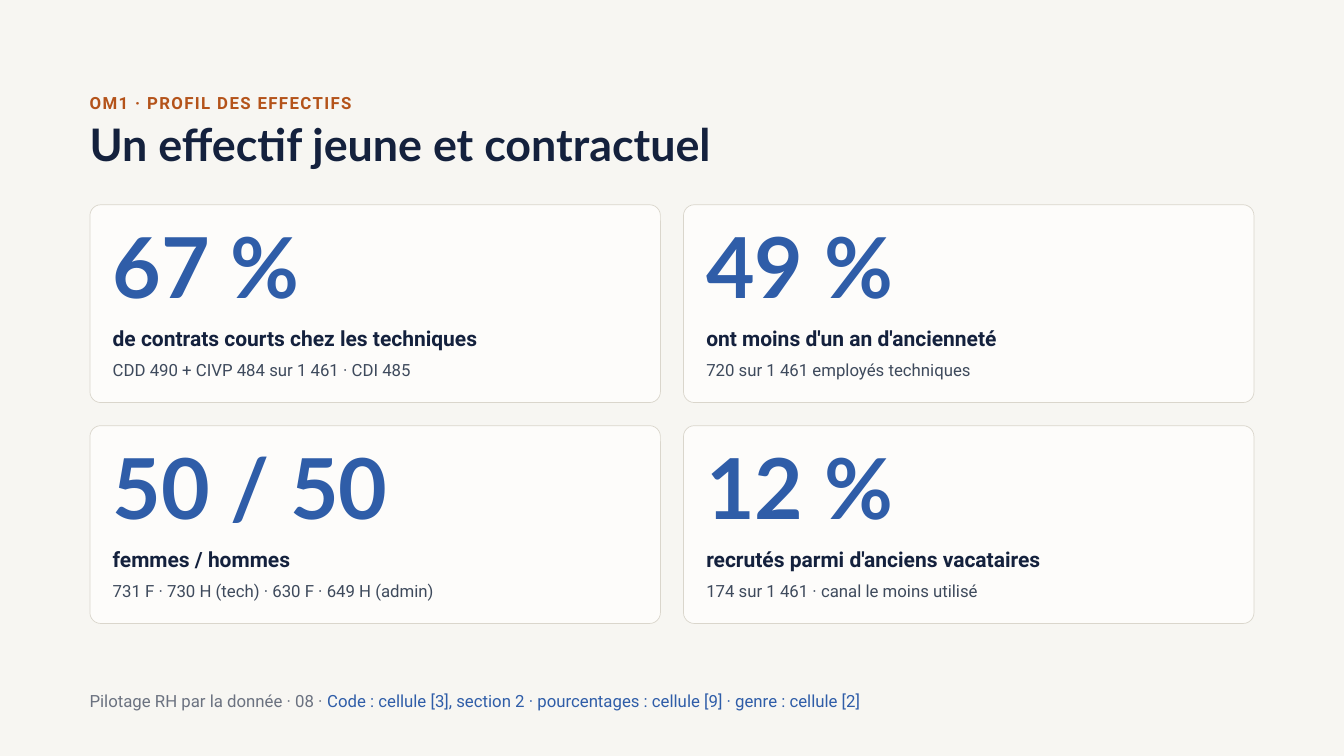
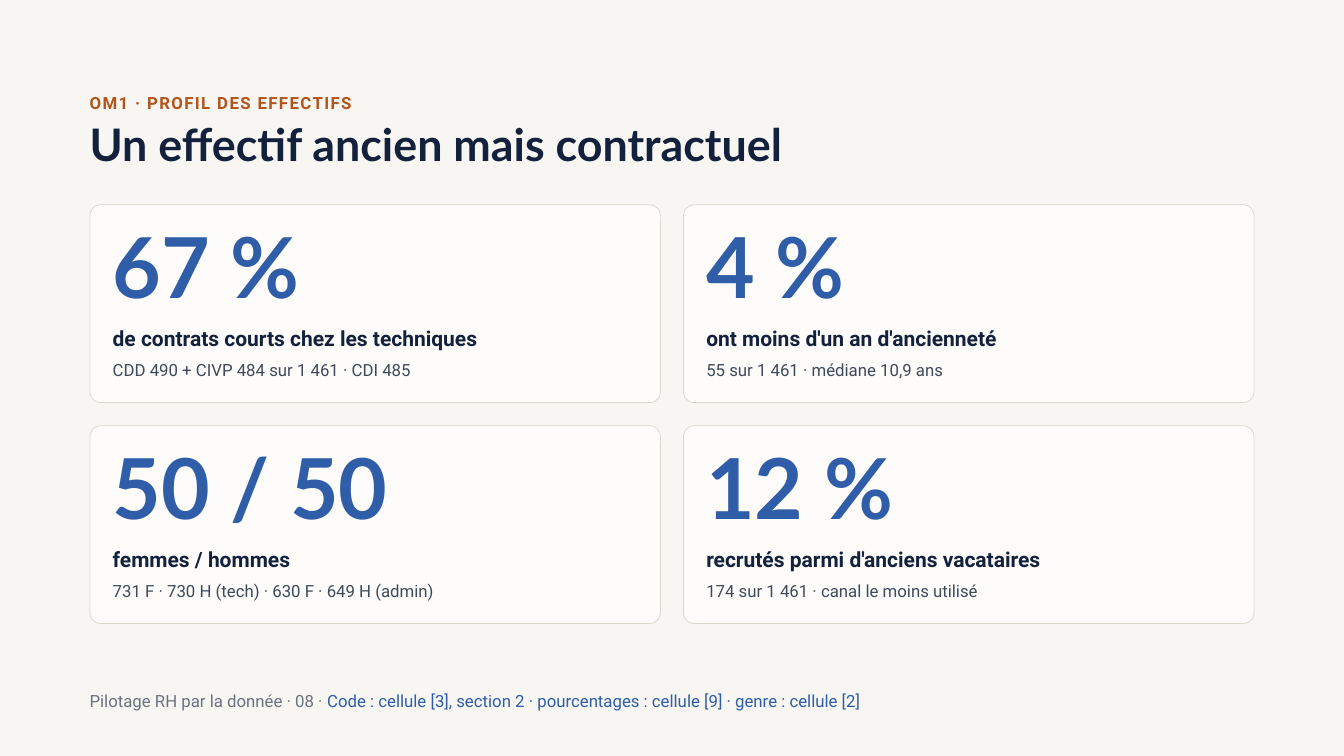
Before and after one commit to OBenAchour/Project-BI-HR, a slide deck: slide 8 of Projet_EDA_BI_RH.pptx. Drawn at 1344x756 pixels with LibreOffice and Linux fonts; fonts in the diff are those of the drawing. Boxes give left, top, right and bottom in pixels: in the first picture for what was removed or moved away, otherwise in the second. Text is boxed around its words. In the diff, an @@ line names an element or a change of style, - is before the commit and + after.

Commit message:
docs(pptx): correct seniority (slide 8) and leave counts (slide 12)
Slide 8 read TENURE=0 as 'less than one year of seniority' (720, 49%); the real figure is 55 employees (4%), median seniority 10.9 years. Slide 12 leave counts now cover all 2,740 employees.

```diff
--- a/Projet_EDA_BI_RH.pptx
+++ b/Projet_EDA_BI_RH.pptx
@@ text at [90,127,782,162]: text changed @@
-Un effectif jeune et contractuel
+Un effectif ancien mais contractuel
@@ text at [706,237,755,298]: text changed @@
-49 %
+4 %
@@ text at [706,363,943,378]: text changed @@
-720 sur 1 461 employés techniques
+55 sur 1 461 · médiane 10,9 ans
```
Also in this commit, not shown: 1 other slide changed.
